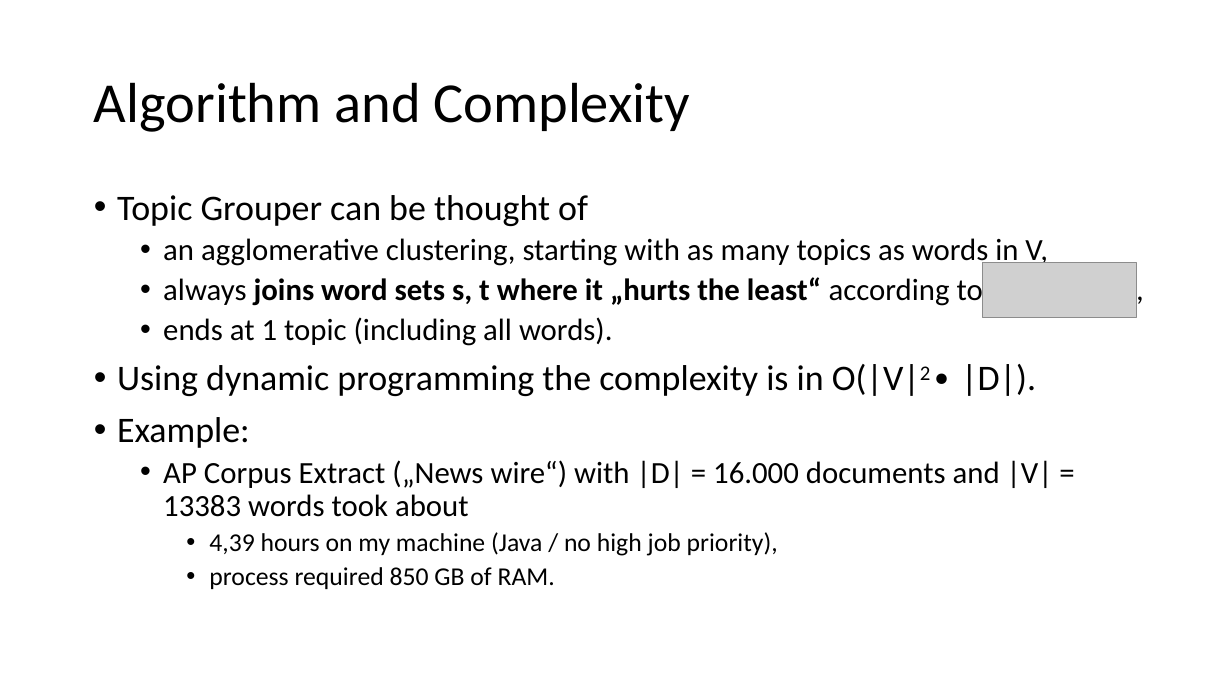
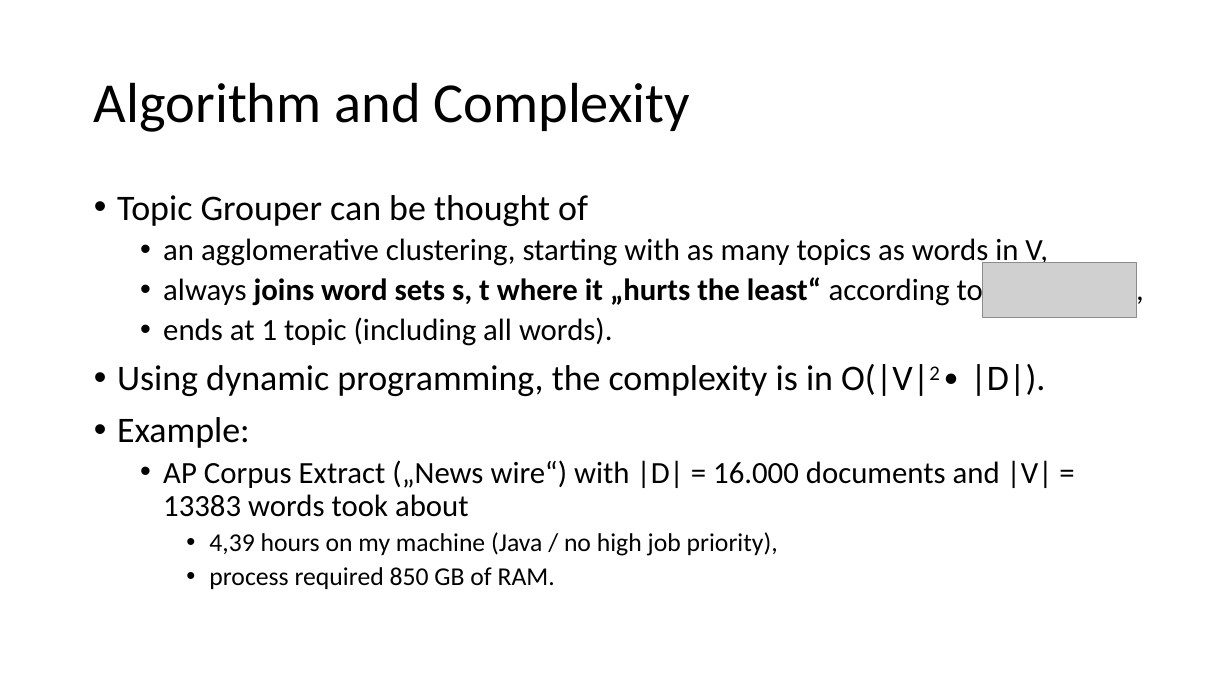
Before and after one commit to pfeiferd/TopicGrouperJ, a slide deck: slide 23 of doc/PTM.pptx. Drawn at 1232x693 pixels with LibreOffice and Linux fonts; fonts in the diff are those of the drawing; grey boxes stand for pictures. Boxes give left, top, right and bottom in pixels: in the first picture for what was removed or moved away, otherwise in the second. Text is boxed around its words. In the diff, an @@ line names an element or a change of style, - is before the commit and + after.

```diff
--- a/doc/PTM.pptx
+++ b/doc/PTM.pptx
@@ text at [117, 364, 1045, 396]: text changed @@
-• Using dynamic programming the complexity is in O(|V|2∙ |D|).
+• Using dynamic programming, the complexity is in O(|V|2∙ |D|).
```
Also in this commit, not shown: 3 other slides changed, 1 slide added.
